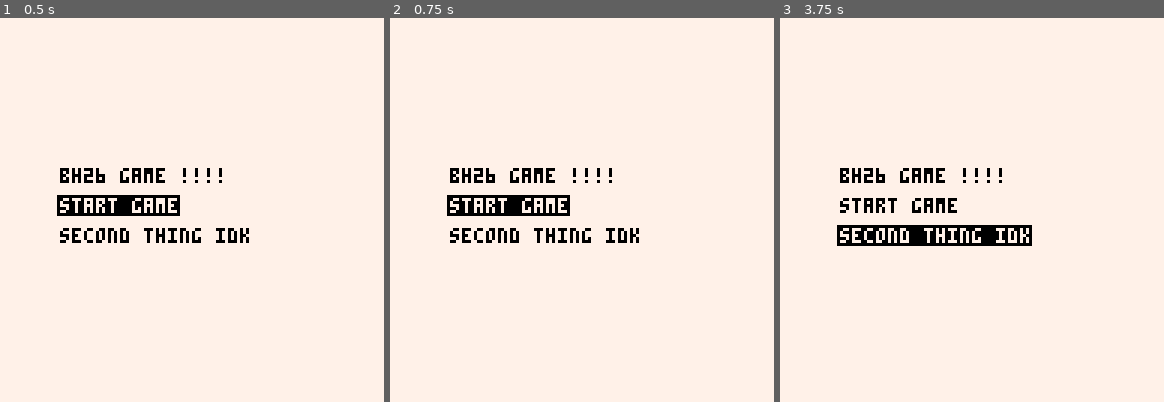
Above: before the commit, frames 1-3 (left to right).
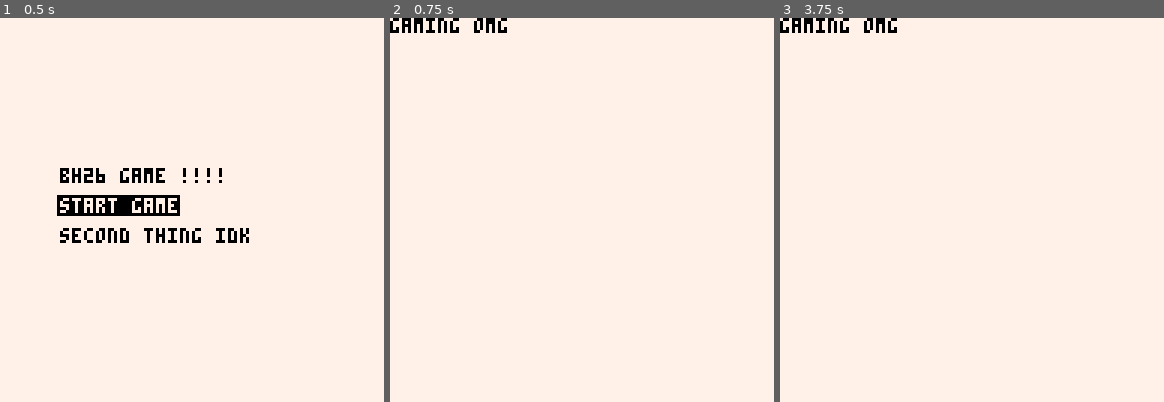
Above: after the commit, the same moments.

Repository: wsasaki01/bath-hack-2026
Game: PICO-8 cartridge bh26.p8
Two runs of this game, one before a commit and one after it. Both use one fixed random seed, a clock stepped at 60 frames per second and the inputs below.
Inputs:
- Up to frame 1 (0.5 s): no input
- Up to frame 2 (0.75 s): tap O (Z key) at 0.7 s
- Up to frame 3 (3.75 s): hold Right 1.6-2.1 s; tap O (Z key) every 0.4 s from 1.7 to 3.7 s; hold Up 2.15-2.42 s; hold Right 2.47-3.03 s; hold Left 3.08-3.58 s; hold Down from 3.63 s (still down)

Frame 1 is identical in both runs. In frame 2, 3.2% of the frame differs, in the area x 0-65%, y 0-59%; in frame 3, 3.7%, in the area x 0-66%, y 0-60%.

Commit message:
Added counters

Diff:
--- a/draw.lua
+++ b/draw.lua
@@ -7,5 +7,7 @@
 		print("bh26 game !!!!\n", 20, 50, 0)
 		print((menu_idx==1 and "\f7\#0" or "").."start game", 20, 60, 0)
 		print((menu_idx==2 and "\f7\#0" or "").."second thing idk", 20, 70, 0)
+	elseif menu==2 then
+		print("gaming omg")
 	end
 end
--- a/init.lua
+++ b/init.lua
@@ -1,7 +1,18 @@
 function _init()
+	global_cnt = 0
+
+	-- See README for counter
+    counters = {}
+    cname = split"trans_cnt,complete_cnt,tutorial_cnt,parallax_cnt,puzzle_intro_cnt,wave_cnt"
+    for c in all(cname) do
+        counters[c] = -1
+    end
+
 	-- Which part of the game are you in?
 	-- 1(main menu) 2(game)
 	menu = 1
+
+	-- Main menu selected option index
 	menu_idx = 1
 
 end
--- a/output/draw_out.lua
+++ b/output/draw_out.lua
@@ -7,5 +7,7 @@
 		print("bh26 game !!!!\n", 20, 50, 0)
 		print((menu_idx==1 and "\f7\#0" or "").."start game", 20, 60, 0)
 		print((menu_idx==2 and "\f7\#0" or "").."second thing idk", 20, 70, 0)
+	elseif menu==2 then
+		print("gaming omg")
 	end
 end
--- a/output/init_out.lua
+++ b/output/init_out.lua
@@ -2,6 +2,8 @@
 
 
 	menu = 1
+
+
 	menu_idx = 1
 
 end
--- a/output/update_out.lua
+++ b/output/update_out.lua
@@ -6,5 +6,9 @@
 		elseif btnp(3) and menu_idx != 2 then
 			menu_idx += 1
 		end
+
+		if btnp(4) then
+			if (menu_idx==1) menu=2
+		end
 	end
 end
--- a/update.lua
+++ b/update.lua
@@ -1,4 +1,12 @@
 function _update()
+	global_cnt += 1
+	if (global_cnt > 36000) global_cnt = 0
+
+    -- Decrement all counters
+    for n in all(cname) do
+        if (counters[n]!= -1) counters[n]-=1
+    end
+
 	-- Title Screen
 	if menu==1 then
 		if btnp(2) and menu_idx != 1 then
@@ -6,5 +14,9 @@
 		elseif btnp(3) and menu_idx != 2 then
 			menu_idx += 1
 		end
+
+		if btnp(4) then
+			if (menu_idx==1) menu=2
+		end
 	end
 end
Not shown, changed: README.md
